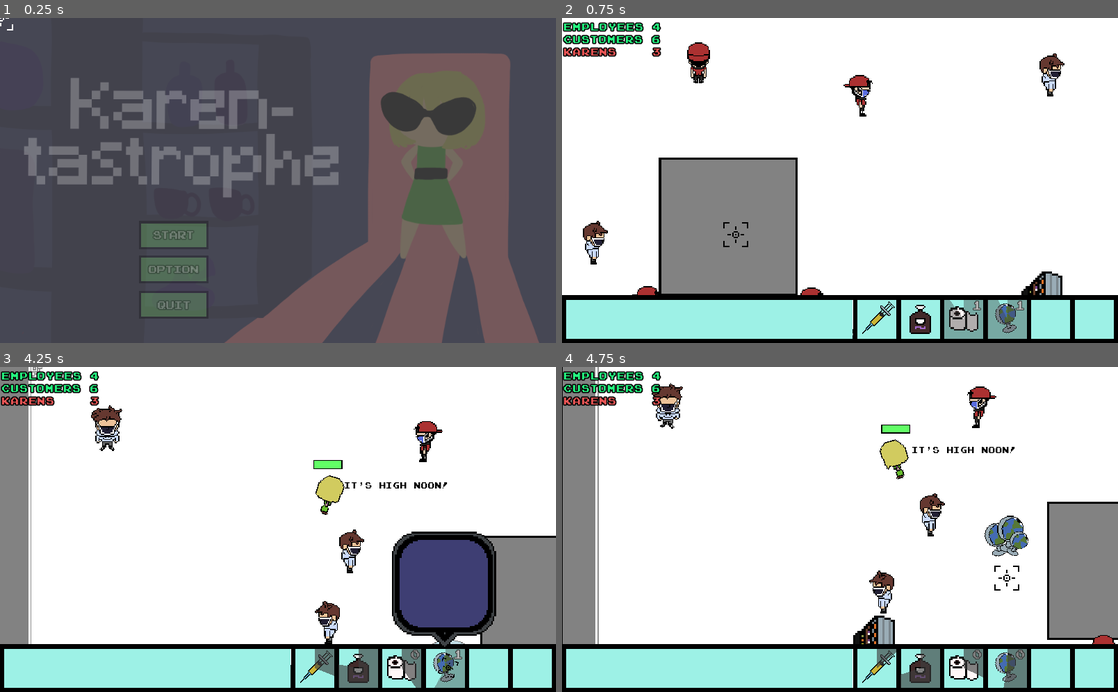
Above: before the commit, frames 1-4 (two rows, left to right).
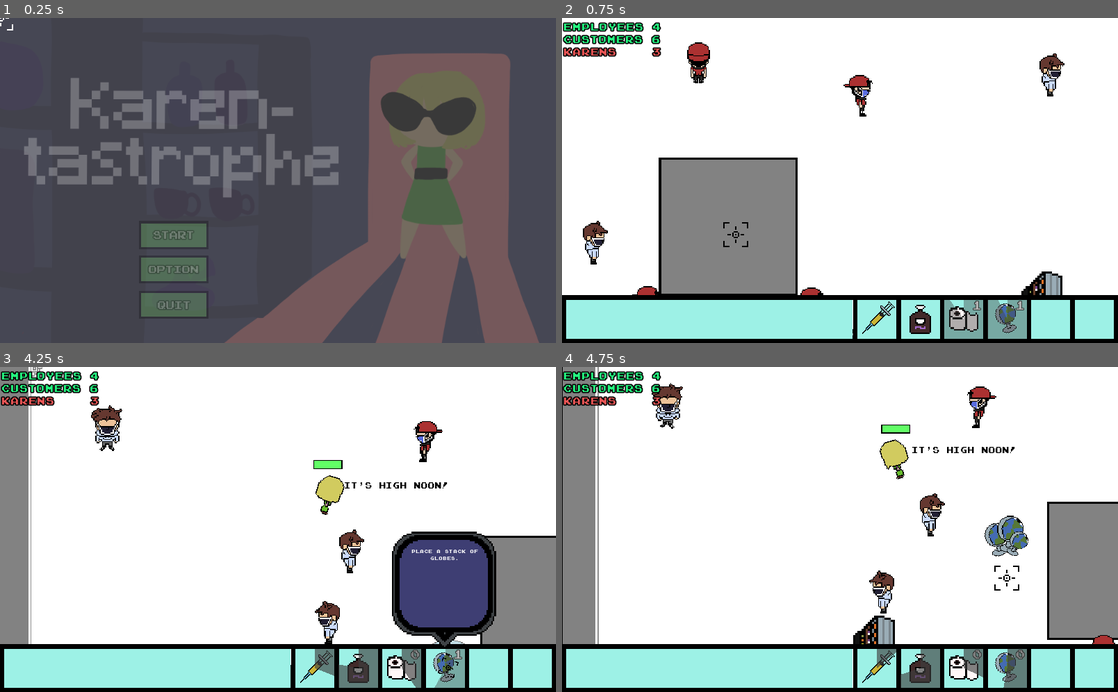
Above: after the commit, the same moments.

Repository: henryliuser/gmtk20
Game: Godot game, scene res://Menu.tscn
Same seed, same stepped clock (60 frames per second), same inputs: the game is played once before the commit and once after it.
Inputs (mouse positions are in pixels of both pictures, inside the frame that each line leads up to):
- Up to frame 1 (0.25 s): no input
- Up to frame 2 (0.75 s): click (734, 235) at 0.5 s
- Up to frame 3 (4.25 s): move the mouse to (311, 669) at 1.27 s; hold 1 (cam_1) 1.28-2.03 s; click (311, 669) at 1.42 s; move the mouse to (355, 669) at 2.02 s; tap 2 (cam_2) at 2.1 s; click (355, 669) at 2.17 s; move the mouse to (400, 666) at 2.77 s; hold 3 (cam_3) 2.78-3.53 s; click (400, 666) at 2.92 s; move the mouse to (450, 669) at 3.52 s; tap 4 (cam_4) at 3.6 s; click (450, 669) at 3.67 s
- Up to frame 4 (4.75 s): move the mouse to (1006, 578) at 4.27 s; hold S (cam_down) from 4.28 s (still down); click (1006, 578) at 4.42 s

Frames 1-2 are identical in both runs. In frame 3, 0.1% of the frame differs, in the area x 74-86%, y 56-60%; in frame 4, nothing differs.
Error in both runs: Invalid set index 'rect_position' (on base: 'previously freed instance') with value of type 'Vector2'. (res://Characters/Karen.gd:160)

Commit message:
hudbutton for fork

Diff:
--- a/Characters/Karen.tscn
+++ b/Characters/Karen.tscn
@@ -68,7 +68,7 @@
 scale = Vector2( 2, 2 )
 frames = SubResource( 2 )
 animation = "right"
-frame = 2
+frame = 1
 playing = true
 
 [node name="Tween" type="Tween" parent="Body"]
--- /dev/null
+++ b/Items/forklift.gd
@@ -0,0 +1,5 @@
+extends Area2D
+
+func _on_forklift_body_entered(body):
+	if body.has_method('toggleForklift'):
+		body.toggleForklift()
--- /dev/null
+++ b/Items/forklift.tscn
@@ -0,0 +1,13 @@
+[gd_scene load_steps=3 format=2]
+
+[ext_resource path="res://Items/forklift.gd" type="Script" id=1]
+
+[sub_resource type="CircleShape2D" id=1]
+radius = 32.0
+
+[node name="forklift" type="Area2D"]
+script = ExtResource( 1 )
+
+[node name="CollisionShape2D" type="CollisionShape2D" parent="."]
+shape = SubResource( 1 )
+[connection signal="body_entered" from="." to="." method="_on_forklift_body_entered"]
--- a/global/HUD.gd
+++ b/global/HUD.gd
@@ -6,6 +6,7 @@
 onready var oils = $buttons/oils
 onready var tp = $buttons/tp
 onready var globes = $buttons/globes
+onready var fork = $buttons/fork
 
 func _process(delta):
 	if get_tree().current_scene.name == "Warudo":
--- a/global/HUD.tscn
+++ b/global/HUD.tscn
@@ -126,6 +126,7 @@
 scl = 1.75
 color = Color( 0.517647, 0.752941, 0.823529, 1 )
 stacking = true
+text = "Place a stack of globes."
 
 [node name="sprite" type="Sprite" parent="buttons/globes"]
 show_behind_parent = true
@@ -133,6 +134,16 @@
 rotation = -0.340609
 scale = Vector2( 1.2, 1.2 )
 texture = ExtResource( 10 )
+
+[node name="fork" parent="buttons" instance=ExtResource( 9 )]
+position = Vector2( 900, 556 )
+base_cd = 30.0
+scene = "res://Items/forklift.tscn"
+scl = 1.5
+color = Color( 0.968627, 0.976471, 0.0509804, 1 )
+text = "Convert an employee into a forklift."
+
+[node name="sprite" type="Sprite" parent="buttons/fork"]
 
 [node name="tpStacks" type="Label" parent="."]
 margin_left = 744.403
